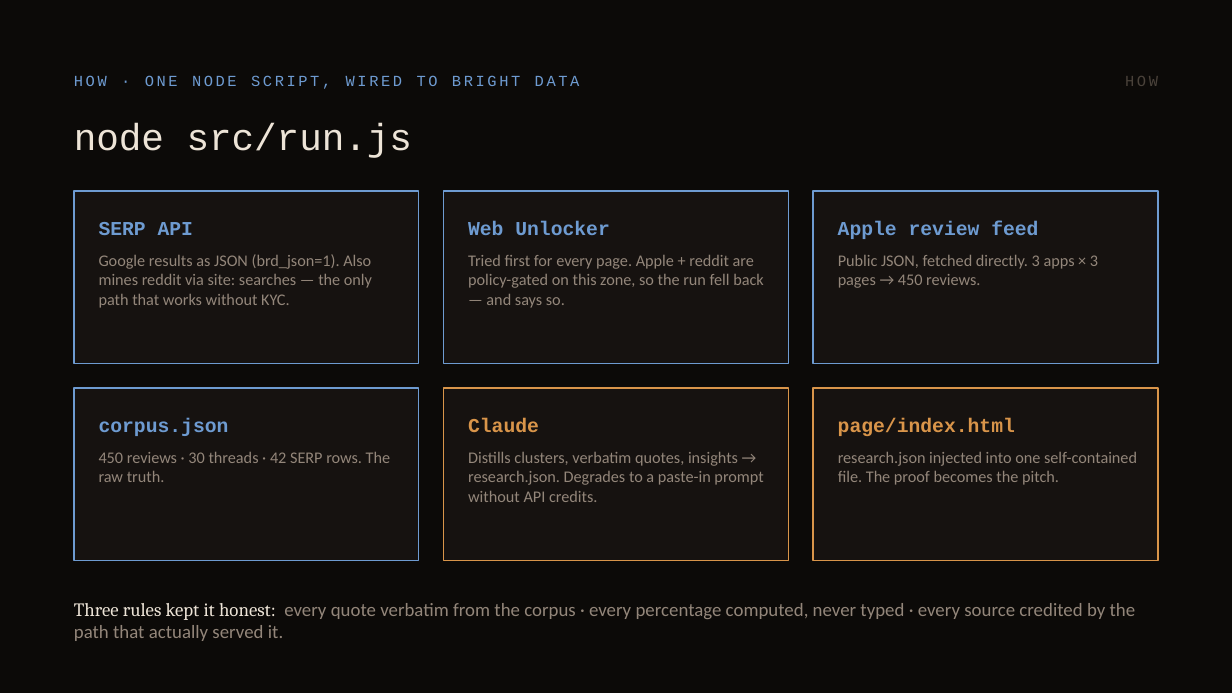
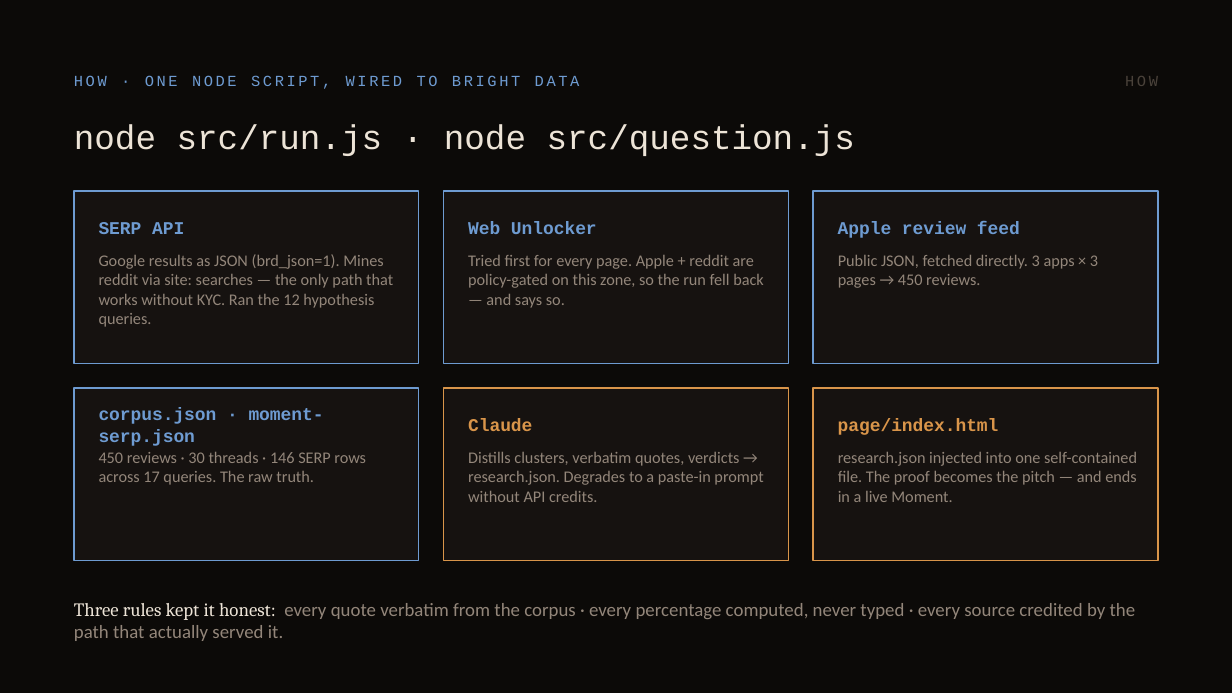
Before and after one commit to kewinzaq1/first-breath, a slide deck: slide 8 of docs/first-breath-how-it-works.pptx. Drawn at 1232x693 pixels with LibreOffice and Linux fonts; fonts in the diff are those of the drawing. Boxes give left, top, right and bottom in pixels: in the first picture for what was removed or moved away, otherwise in the second. Text is boxed around its words. In the diff, an @@ line names an element or a change of style, - is before the commit and + after.

```diff
--- a/docs/first-breath-how-it-works.pptx
+++ b/docs/first-breath-how-it-works.pptx
@@ text at (x1=74, y1=124, x2=855, y2=156): text changed; size 22 to 20 pt @@
-node src/run.js
+node src/run.js · node src/question.js
@@ text at (x1=99, y1=254, x2=393, y2=327): text changed @@
-Google results as JSON (brd_json=1). Also mines reddit via site: searches — the only path that works without KYC.
+Google results as JSON (brd_json=1). Mines reddit via site: searches — the only path that works without KYC. Ran the 12 hypothesis queries.
@@ text at (x1=99, y1=408, x2=324, y2=446): text changed; size 11.5 to 10.5 pt @@
-corpus.json
+corpus.json · moment-serp.json
@@ size 11.5 to 10.5 pt in 5 elements at (x1=99, y1=222, x2=184, y2=234), (x1=468, y1=222, x2=597, y2=234), (x1=838, y1=222, x2=1020, y2=238), (x1=468, y1=419, x2=532, y2=431), (x1=838, y1=419, x2=999, y2=435) @@
@@ text at (x1=99, y1=452, x2=366, y2=485): text changed @@
-450 reviews · 30 threads · 42 SERP rows. The raw truth.
+450 reviews · 30 threads · 146 SERP rows across 17 queries. The raw truth.
@@ text at (x1=468, y1=452, x2=763, y2=502): text changed @@
-Distills clusters, verbatim quotes, insights → research.json. Degrades to a paste-in prompt without API credits.
+Distills clusters, verbatim quotes, verdicts → research.json. Degrades to a paste-in prompt without API credits.
@@ text at (x1=838, y1=452, x2=1137, y2=502): text changed @@
-research.json injected into one self-contained file. The proof becomes the pitch.
+research.json injected into one self-contained file. The proof becomes the pitch — and ends in a live Moment.
```
Also in this commit, not shown: 4 other slides changed, 5 slides added, 5 slides removed, 6 other files.
